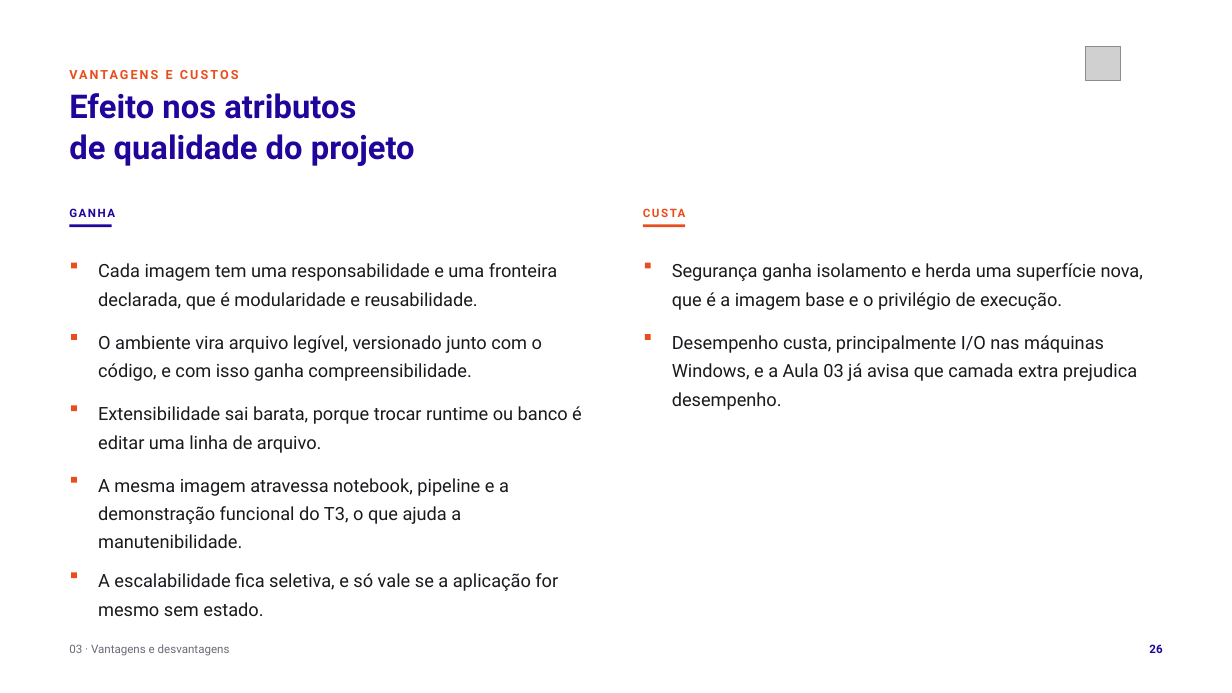
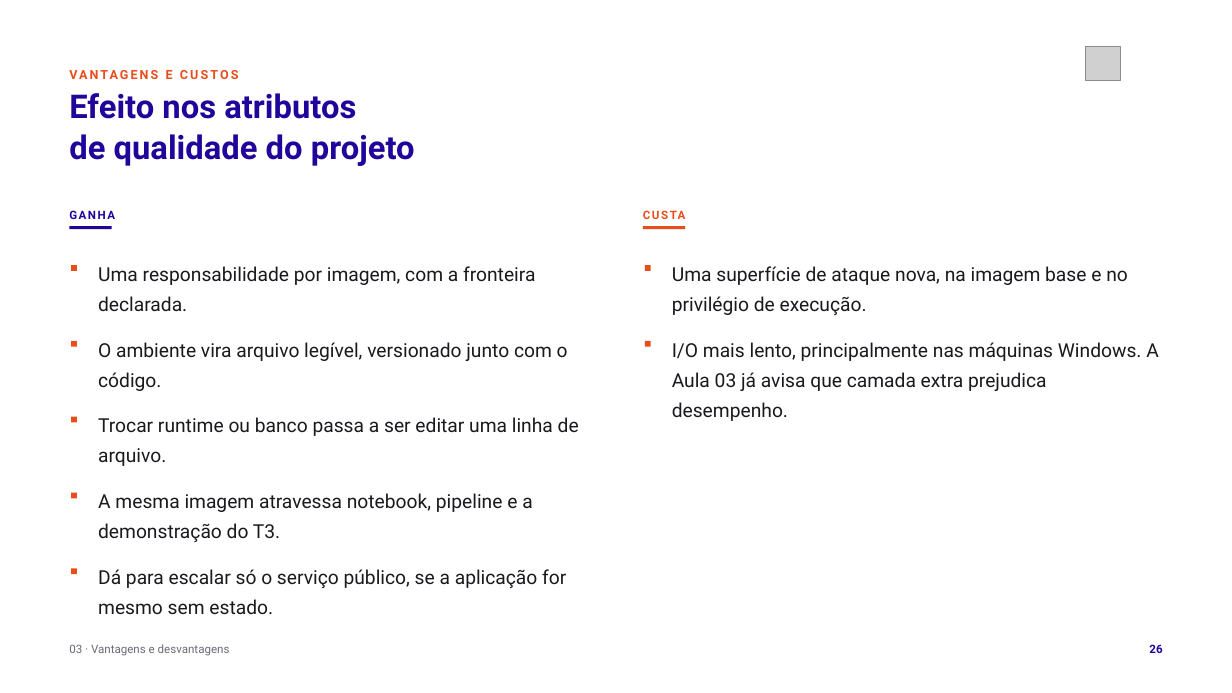
Before and after one commit to tcpassos/invite-app, a slide deck: slide 26 of trabalhos/T1-Docker-Invite-People.pptx. Drawn at 1232x693 pixels with LibreOffice and Linux fonts; fonts in the diff are those of the drawing; grey boxes stand for pictures. Boxes give left, top, right and bottom in pixels: in the first picture for what was removed or moved away, otherwise in the second. Text is boxed around its words. In the diff, an @@ line names an element or a change of style, - is before the commit and + after.

```diff
--- a/trabalhos/T1-Docker-Invite-People.pptx
+++ b/trabalhos/T1-Docker-Invite-People.pptx
@@ text at <box>98,266,535,311</box>: text changed; size 14.2 to 15 pt @@
-Cada imagem tem uma responsabilidade e uma fronteira declarada, que é modularidade e reusabilidade.
+Uma responsabilidade por imagem, com a fronteira declarada.
@@ text at <box>672,266,1128,315</box>: text changed; size 14.2 to 15 pt @@
-Segurança ganha isolamento e herda uma superfície nova, que é a imagem base e o privilégio de execução.
+Uma superfície de ataque nova, na imagem base e no privilégio de execução.
@@ rectangle: place and size @@
-rectangle at <box>71,335,77,340</box>
+rectangle at <box>71,341,77,347</box>
@@ text at <box>98,342,568,391</box>: text changed; size 14.2 to 15 pt @@
-O ambiente vira arquivo legível, versionado junto com o código, e com isso ganha compreensibilidade.
+O ambiente vira arquivo legível, versionado junto com o código.
@@ rectangle: place and size @@
-rectangle at <box>645,335,651,340</box>
+rectangle at <box>645,341,651,347</box>
@@ text at <box>672,342,1159,421</box>: text changed; size 14.2 to 15 pt @@
-Desempenho custa, principalmente I/O nas máquinas Windows, e a Aula 03 já avisa que camada extra prejudica desempenho.
+I/O mais lento, principalmente nas máquinas Windows. A Aula 03 já avisa que camada extra prejudica desempenho.
@@ rectangle: place and size @@
-rectangle at <box>71,406,77,411</box>
+rectangle at <box>71,417,77,422</box>
@@ text at <box>98,417,579,466</box>: text changed; size 14.2 to 15 pt @@
-Extensibilidade sai barata, porque trocar runtime ou banco é editar uma linha de arquivo.
+Trocar runtime ou banco passa a ser editar uma linha de arquivo.
@@ rectangle: place and size @@
-rectangle at <box>71,477,77,482</box>
+rectangle at <box>71,493,77,498</box>
@@ text at <box>98,493,532,542</box>: text changed; size 14.2 to 15 pt @@
-A mesma imagem atravessa notebook, pipeline e a demonstração funcional do T3, o que ajuda a manutenibilidade.
+A mesma imagem atravessa notebook, pipeline e a demonstração do T3.
@@ rectangle: place and size @@
-rectangle at <box>71,572,77,578</box>
+rectangle at <box>71,568,77,574</box>
@@ text at <box>98,569,566,614</box>: text changed; size 14.2 to 15 pt @@
-A escalabilidade fica seletiva, e só vale se a aplicação for mesmo sem estado.
+Dá para escalar só o serviço público, se a aplicação for mesmo sem estado.
```
Also in this commit, not shown: 5 other slides changed, 9 other files.
